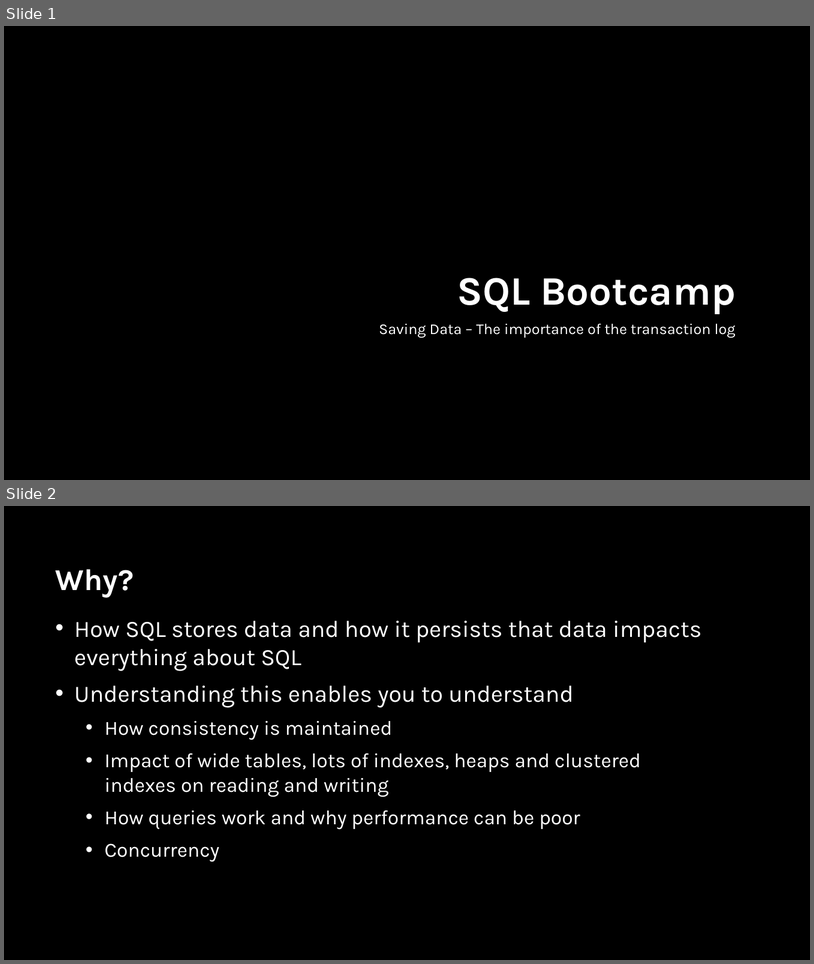
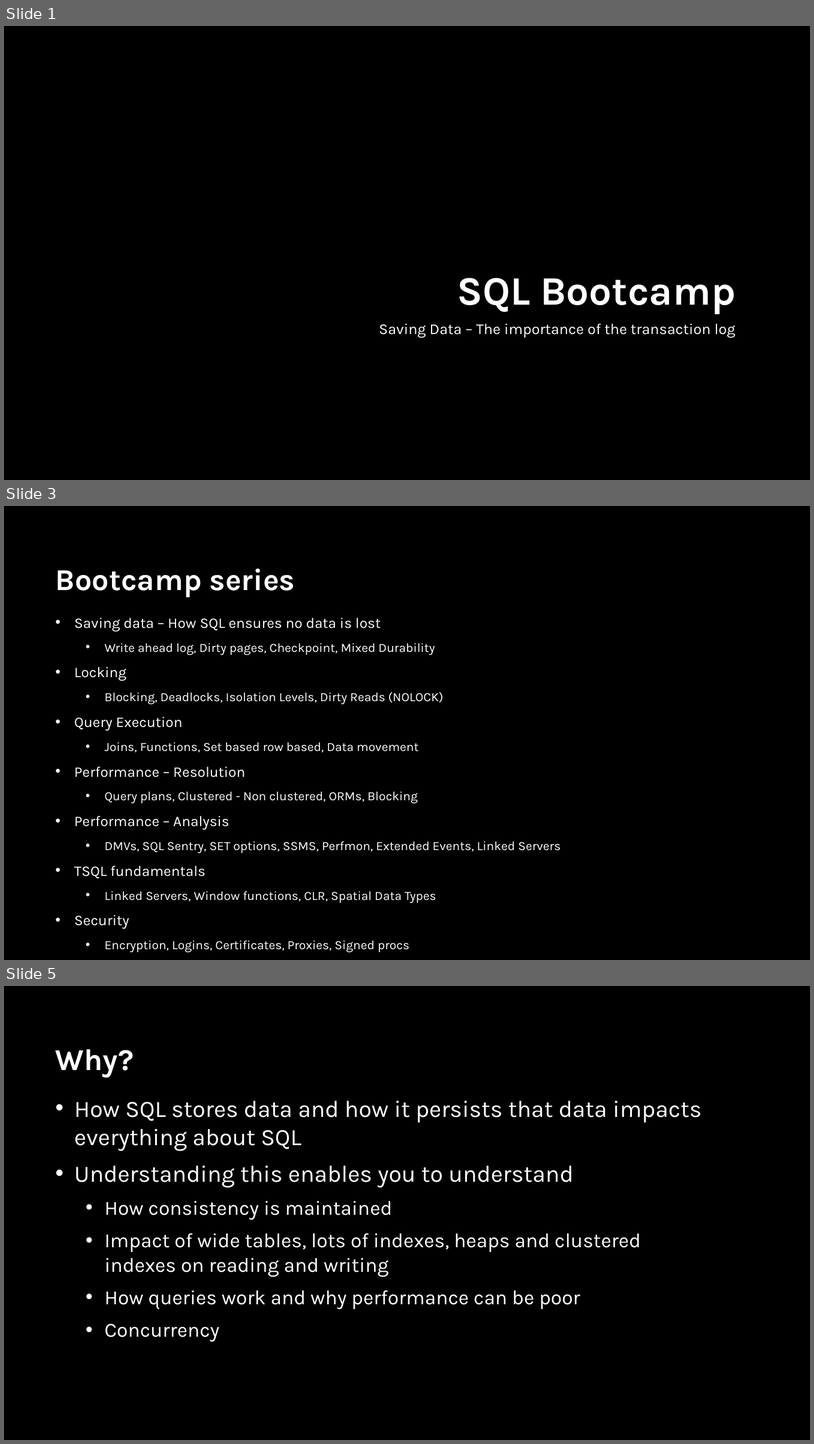
Before and after one commit to sabinio/SQLTraining, a slide deck: Slides/1. Logging.pptx. Shown one above the other, each under a label of ours: slides 1 and 2 before the commit, slides 1, 3 and 5 after it; the slides between them are not shown. The pictures are 814x964 and 814x1444 pixels, drawn with LibreOffice and Linux fonts; fonts in the diff are those of the drawing; background and template pictures are left out. Boxes give left, top, right and bottom in pixels: in the first picture for what was removed or moved away, otherwise in the second. Text is boxed around its words. In the diff, an @@ line names an element or a change of style, - is before the commit and + after.

```diff
--- a/Slides/1. Logging.pptx
+++ b/Slides/1. Logging.pptx
@@ slide 3 added at (4,506,810,960), background picture (left out) @@
@@ title added at (56,568,296,597), 36 pt, text #FFFFFF, bold @@
+Bootcamp series
@@ text added at (74,618,561,950), 15 pt, text #FFFFFF @@
+• Saving data – How SQL ensures no data is lost
+  • Write ahead log, Dirty pages, Checkpoint, Mixed Durability
+• Locking
+  • Blocking, Deadlocks, Isolation Levels, Dirty Reads (NOLOCK)
+• Query Execution
+  • Joins, Functions, Set based row based, Data movement
+• Performance – Resolution
+  • Query plans, Clustered - Non clustered, ORMs, Blocking
+• Performance – Analysis
+  • DMVs, SQL Sentry, SET options, SSMS, Perfmon, Extended Events, Linked Servers
+• TSQL fundamentals
+  • Linked Servers, Window functions, CLR, Spatial Data Types
+• Security
+  • Encryption, Logins, Certificates, Proxies, Signed procs
@@ what was slide 2 is now slide 5 @@
```
Also in this commit, not shown: 2 slides changed, 2 other slides added.
